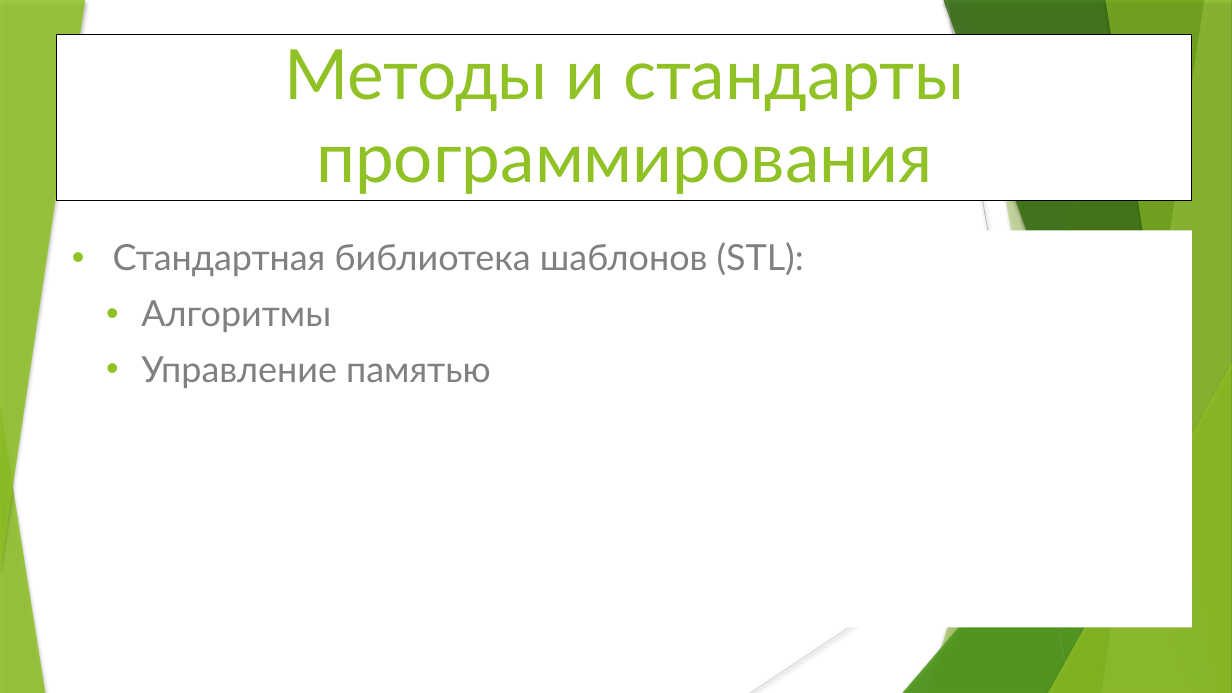
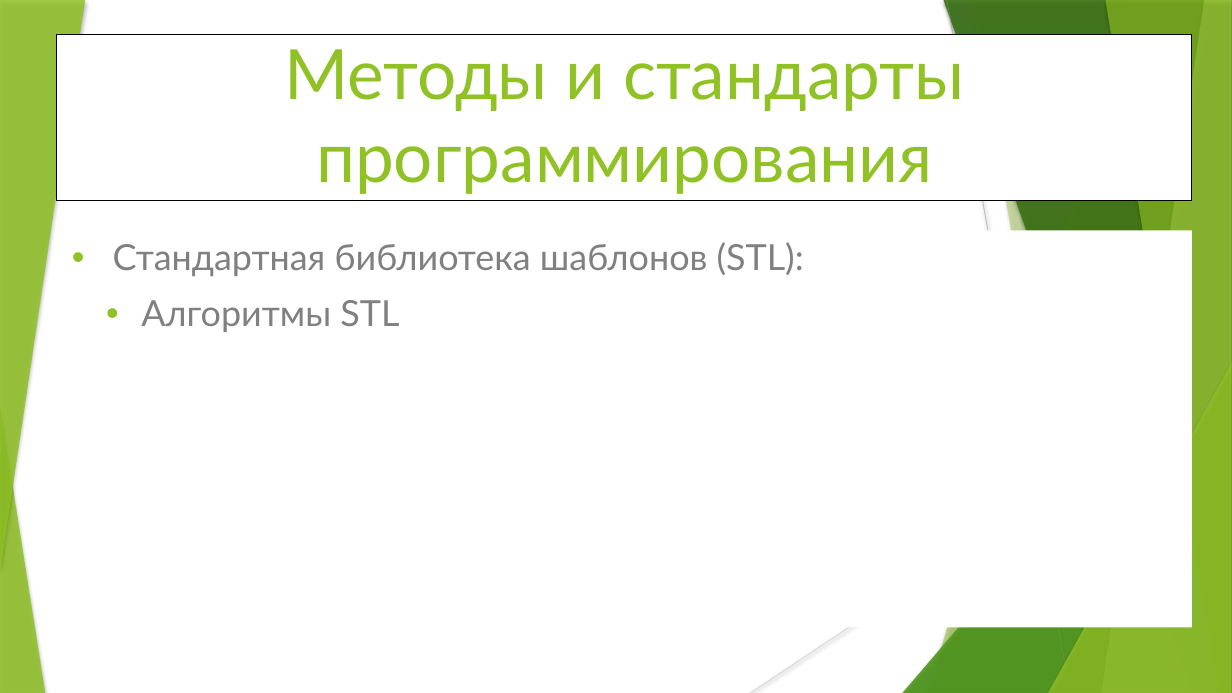
Before and after one commit to WhiteCatStudies/lectures, a slide deck: slide 1 of pt2/lectures/lecture6/lecture6.pptx. Drawn at 1232x693 pixels with LibreOffice and Linux fonts; fonts in the diff are those of the drawing. Boxes give left, top, right and bottom in pixels: in the first picture for what was removed or moved away, otherwise in the second. Text is boxed around its words. In the diff, an @@ line names an element or a change of style, - is before the commit and + after.

```diff
--- a/pt2/lectures/lecture6/lecture6.pptx
+++ b/pt2/lectures/lecture6/lecture6.pptx
@@ text at (141,300,399,332): text changed @@
-• Алгоритмы
-• Управление памятью
+• Алгоритмы STL
```
Also in this commit, not shown: 15 other slides changed, 1 slide added, 16 other files.
